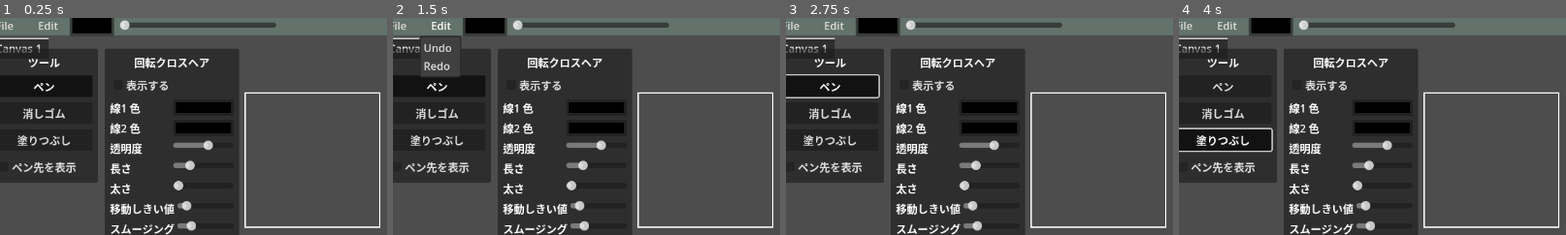
Above: before the commit, frames 1-4 (left to right).
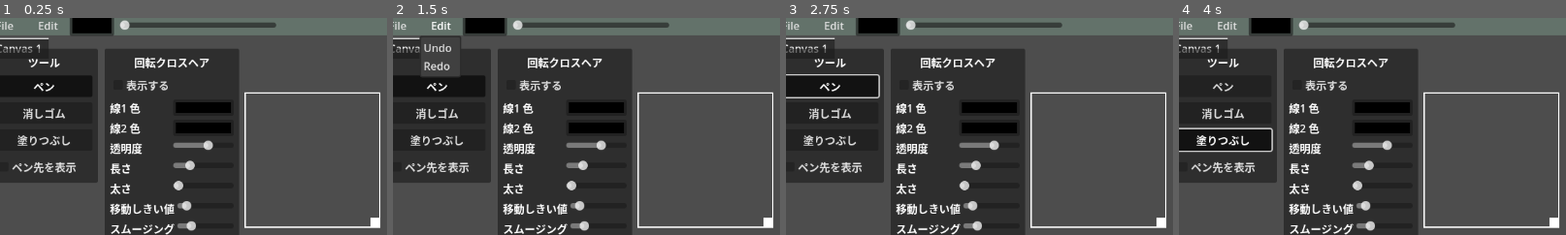
Above: after the commit, the same moments.

Repository: UnchiBurio/peintosoftGodot
Game: Godot game, scene res://Main.tscn
The game is run twice, just before and just after one commit, with the same random seed, the same clock (stepped at 60 frames per second) and the same inputs.
Inputs:
- Up to frame 1 (0.25 s): no input
- Up to frame 2 (1.5 s): click "File" at 0.5 s; click "Edit" at 1.25 s
- Up to frame 3 (2.75 s): click "ペン" at 2 s
- Up to frame 4 (4 s): click "消しゴム" at 2.75 s; click "塗りつぶし" at 3.5 s
The pictures show only the part of the screen within x 2-52%, y 1-51%; the shares and areas given below are measured in that part.

The runs differ from the first frame. In frame 1, 0.1% of the frame differs, in the area x 95-98%, y 91-97%; in frame 2, 0.1%; in frame 3, 0.1%; in frame 4, 0.1%.

Commit message:
Add draggable resize handle to navigator

Diff:
--- a/DraggableNavigator.gd
+++ b/DraggableNavigator.gd
@@ -2,9 +2,14 @@
 extends TextureRect
 
 var dragging := false
+var resizing := false
 var drag_start_position := Vector2.ZERO
+var resize_start_size := Vector2.ZERO
+var resize_start_mouse := Vector2.ZERO
 var border_color := Color.WHITE
 var border_width := 2.0
+var resize_handle_size := 14.0
+var min_size := Vector2(120, 120)
 
 func _ready():
 	# マウス入力を受け付けるように設定
@@ -15,20 +20,40 @@
 	# 枠線を描画
 	var rect = Rect2(Vector2.ZERO, size)
 	draw_rect(rect, border_color, false, border_width)
+	# リサイズハンドルを描画
+	var handle_rect = Rect2(size - Vector2.ONE * resize_handle_size, Vector2.ONE * resize_handle_size)
+	draw_rect(handle_rect, border_color, true)
 
 func _on_gui_input(event: InputEvent):
 	if event is InputEventMouseButton:
 		if event.button_index == MOUSE_BUTTON_LEFT:
 			if event.pressed:
-				# ドラッグ開始
-				dragging = true
-				drag_start_position = get_global_mouse_position() - position
+				var local_pos = event.position
+				var handle_area = Rect2(size - Vector2.ONE * resize_handle_size, Vector2.ONE * resize_handle_size)
+				if handle_area.has_point(local_pos):
+					# リサイズ開始
+					resizing = true
+					resize_start_size = size
+					resize_start_mouse = get_global_mouse_position()
+				else:
+					# ドラッグ開始
+					dragging = true
+					drag_start_position = get_global_mouse_position() - position
 			else:
 				# ドラッグ終了
 				dragging = false
+				resizing = false
 
 	elif event is InputEventMouseMotion:
-		if dragging:
+		if resizing:
+			var delta = get_global_mouse_position() - resize_start_mouse
+			var new_size = resize_start_size + delta
+			var viewport_size = get_viewport_rect().size
+			new_size.x = clamp(new_size.x, min_size.x, viewport_size.x - position.x)
+			new_size.y = clamp(new_size.y, min_size.y, viewport_size.y - position.y)
+			size = new_size
+			queue_redraw()
+		elif dragging:
 			# ドラッグ中の位置更新
 			position = get_global_mouse_position() - drag_start_position
 
